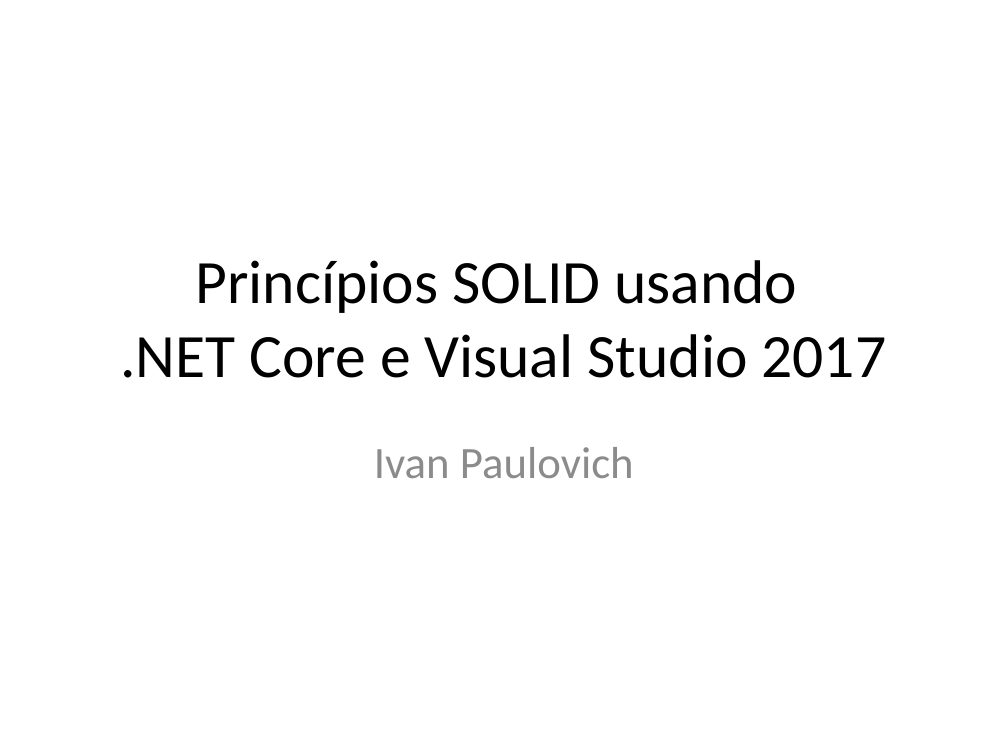
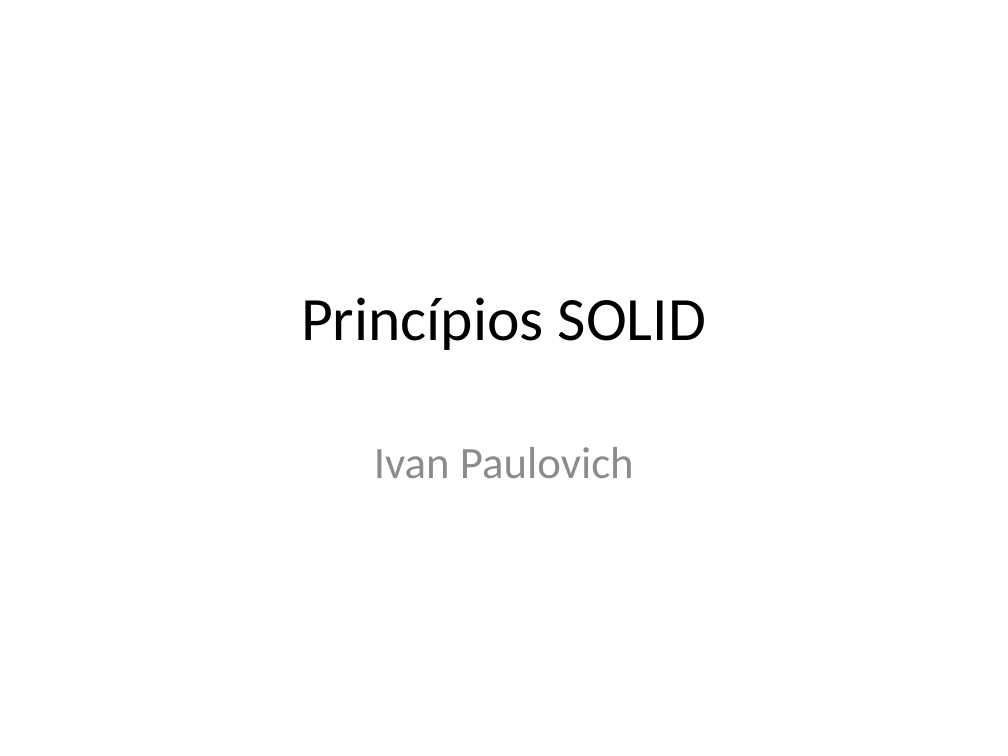
Before and after one commit to ivanpaulovich/event-sourcing-jambo, a slide deck: slide 1 of docs/Princípios SOLID usando .NET Core e Visual Studio 2017.pptx. Drawn at 1008x756 pixels with LibreOffice and Linux fonts; fonts in the diff are those of the drawing. Boxes give left, top, right and bottom in pixels: in the first picture for what was removed or moved away, otherwise in the second. Text is boxed around its words. In the diff, an @@ line names an element or a change of style, - is before the commit and + after.

```diff
--- a/docs/Princípios SOLID usando .NET Core e Visual Studio 2017.pptx
+++ b/docs/Princípios SOLID usando .NET Core e Visual Studio 2017.pptx
@@ title at (x1=301, y1=297, x2=706, y2=350): text changed @@
-Princípios SOLID usando
-.NET Core e Visual Studio 2017
+Princípios SOLID
```
Also in this commit, not shown: 6 other slides changed, 6 slides added, 2 other files.
